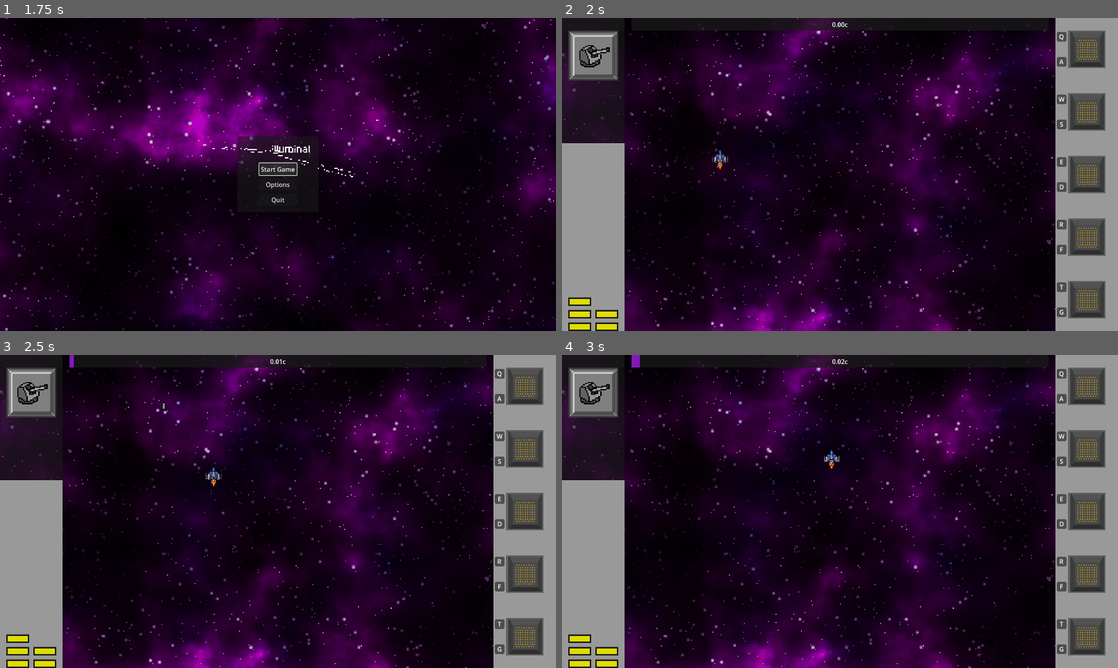
Above: before the commit, frames 1-4 (two rows, left to right).
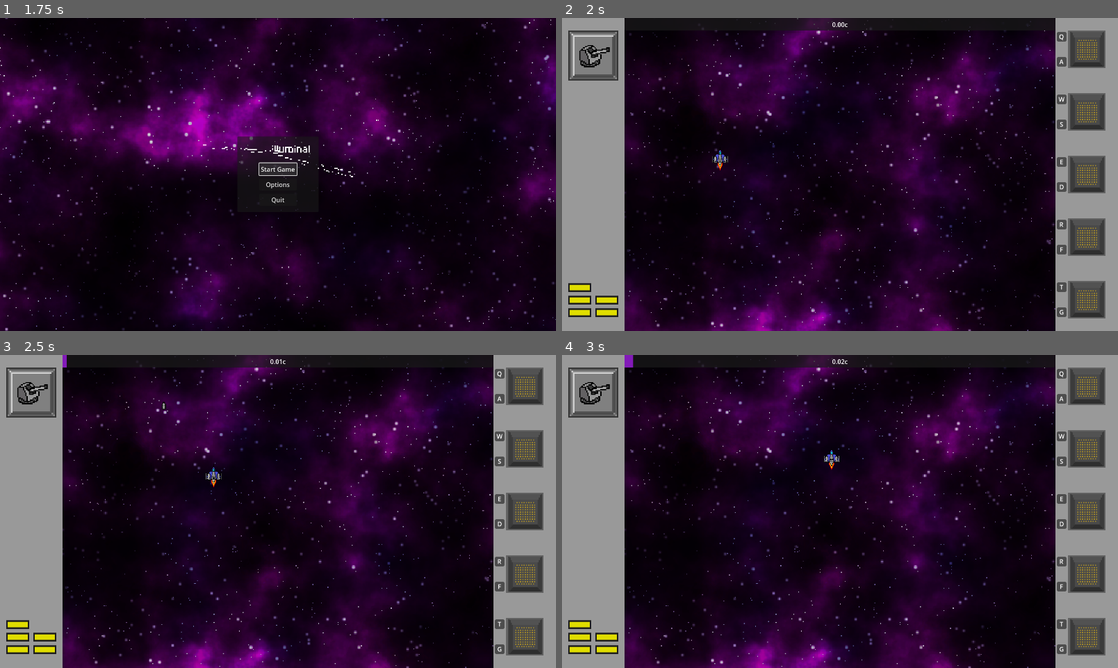
Above: after the commit, the same moments.

Repository: DigitsCodeCompendium/game.MJ198
Game: Godot game, scene res://scenes/title_screen/title_screen.tscn
Two runs of this game, one before a commit and one after it. Both use one fixed random seed, a clock stepped at 60 frames per second and the inputs below. The engine's default icon, where the game draws it, is replaced by a stand-in: a white triangle on a blue panel in a dark square.
Inputs (mouse positions are in pixels of both pictures, inside the frame that each line leads up to):
- Up to frame 1 (1.75 s): click "Start Game" at 0.5 s; click "Start Game" at 1.25 s
- Up to frame 2 (2 s): no input
- Up to frame 3 (2.5 s): click (500, 373) at 2.02 s
- Up to frame 4 (3 s): click (1062, 398) at 2.77 s

Frame 1 is identical in both runs. In frame 2, 3.8% of the frame differs, in the area x 0-12%, y 0-100%; in frame 3, 3.9%; in frame 4, 3.9%, in the area x 0-14%, y 0-100%.
Error in both runs: Invalid access to property or key 'volume_music' on a base object of type 'Dictionary'. (res://scenes/player_options.gd:22)

Commit message:
UI Tweaks

Diff:
--- a/scenes/user_interface/user_interface.tscn
+++ b/scenes/user_interface/user_interface.tscn
@@ -10,6 +10,11 @@
 [ext_resource type="Texture2D" uid="uid://7rbgkhea3qms" path="res://assets/power_icons/reserved_power.png" id="5_axgoa"]
 [ext_resource type="Texture2D" uid="uid://bdxfwbwlnlf2j" path="res://assets/power_icons/empty_power.png" id="6_tfswy"]
 [ext_resource type="Texture2D" uid="uid://cj0iuo6vlnbsd" path="res://assets/module_icons/emptyslot.png" id="10_axgoa"]
+
+[sub_resource type="StyleBoxFlat" id="StyleBoxFlat_tfswy"]
+
+[sub_resource type="StyleBoxFlat" id="StyleBoxFlat_g6pv1"]
+bg_color = Color(0.6, 0.6, 0.6, 0)
 
 [sub_resource type="StyleBoxFlat" id="StyleBoxFlat_axgoa"]
 
@@ -52,6 +57,9 @@
 &"default": SubResource("Animation_axgoa")
 }
 
+[sub_resource type="StyleBoxFlat" id="StyleBoxFlat_01bs6"]
+bg_color = Color(0.6, 0.6, 0.6, 0)
+
 [sub_resource type="StyleBoxFlat" id="StyleBoxFlat_2dtu1"]
 bg_color = Color(0.5086386, 0.10218536, 0.72161824, 1)
 
@@ -74,6 +82,7 @@
 layout_mode = 1
 anchors_preset = -1
 anchor_bottom = 1.0
+theme_override_styles/panel = SubResource("StyleBoxFlat_tfswy")
 metadata/_edit_use_anchors_ = true
 
 [node name="VBoxContainer" type="VBoxContainer" parent="LeftPanel"]
@@ -84,6 +93,7 @@
 [node name="Panel" type="Panel" parent="LeftPanel/VBoxContainer"]
 custom_minimum_size = Vector2(0, 32)
 layout_mode = 2
+theme_override_styles/panel = SubResource("StyleBoxFlat_g6pv1")
 
 [node name="CenterContainer" type="CenterContainer" parent="LeftPanel/VBoxContainer"]
 layout_mode = 2
@@ -153,6 +163,11 @@
 used_power_texture = ExtResource("6_tfswy")
 free_power_texture = ExtResource("3_pvt6f")
 
+[node name="Panel" type="Panel" parent="LeftPanel/VBoxContainer/Container/VBoxContainer"]
+custom_minimum_size = Vector2(0, 32)
+layout_mode = 2
+theme_override_styles/panel = SubResource("StyleBoxFlat_01bs6")
+
 [node name="RightPanel" type="PanelContainer" parent="."]
 layout_mode = 1
 anchors_preset = -1
@@ -184,12 +199,10 @@
 layout_mode = 2
 
 [node name="SpeedBarContainer" type="PanelContainer" parent="."]
-layout_mode = 1
-anchors_preset = -1
-anchor_left = 0.125
-anchor_right = 0.875
-offset_bottom = 27.0
-grow_horizontal = 2
+layout_mode = 0
+offset_left = 160.0
+offset_right = 1262.0
+offset_bottom = 32.0
 
 [node name="SpeedProgressBar" type="ProgressBar" parent="SpeedBarContainer"]
 unique_name_in_owner = true
Not shown: 1 places in scenes/user_interface/user_interface.tscn that only renumber resources
